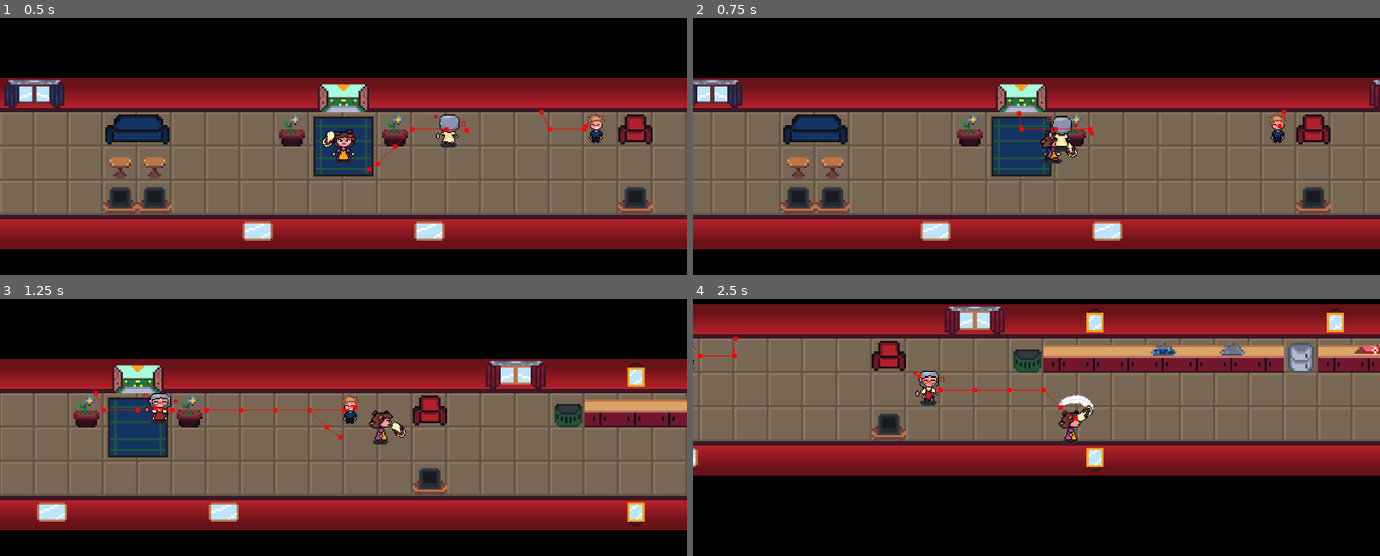
Above: before the commit, frames 1-4 (two rows, left to right).
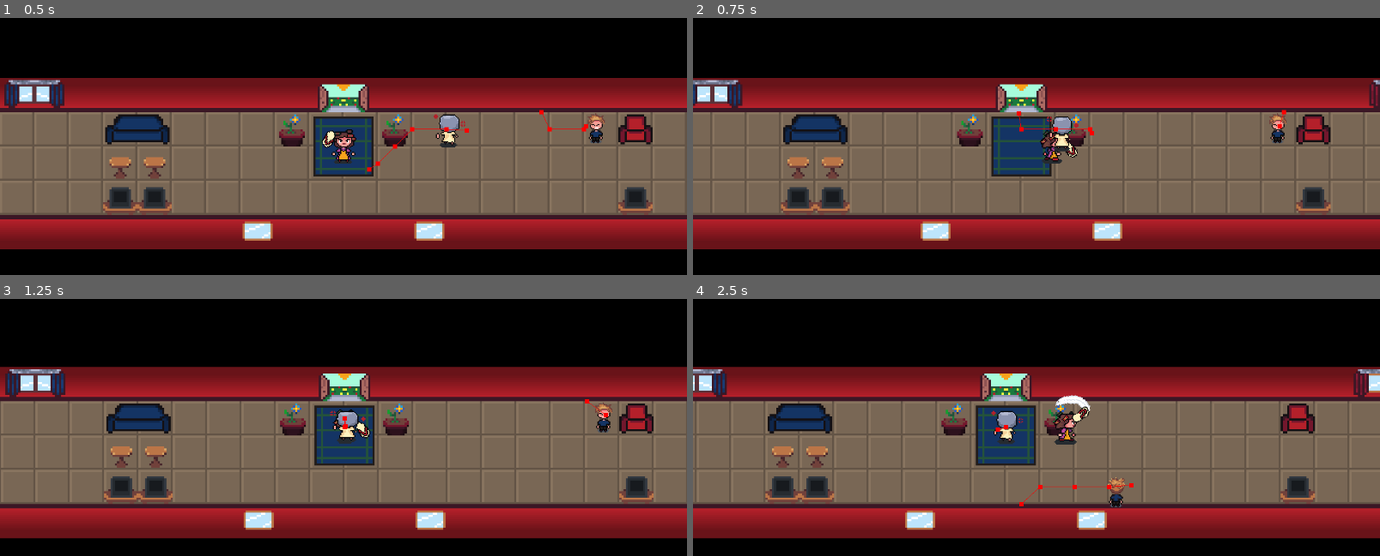
Above: after the commit, the same moments.

Repository: alfroids/Mama-Bazooka-
Game: Godot game, scene res://scenes/level/level.tscn
Same seed, same stepped clock (60 frames per second), same inputs: the game is played once before the commit and once after it. This scene is started directly instead of the project's main scene.
Inputs (mouse positions are in pixels of both pictures, inside the frame that each line leads up to):
- Up to frame 1 (0.5 s): no input
- Up to frame 2 (0.75 s): move the mouse to (1187, 125) at 0.52 s; press the mouse at (1187, 125) at 0.53 s; hold D (move_right) from 0.53 s (still down)
- Up to frame 3 (1.25 s): keep holding D (move_right)
- Up to frame 4 (2.5 s): move the mouse to (899, 448) at 1.27 s; release D (move_right) at 1.28 s; release the mouse at (899, 448) at 1.28 s; hold S (move_down) 1.28-2.03 s; click (899, 448) at 1.35 s; move the mouse to (1105, 342) at 2.02 s; hold D (move_right) from 2.03 s (still down); hold E (interact) from 2.03 s (still down); click (1105, 342) at 2.3 s

Frame 1 is identical in both runs. In frame 2, less than 0.1% of the frame differs, in the area x 51-57%, y 38-52%; in frame 3, 37%; in frame 4, 79%, in the area x 0-100%, y 2-94%.

Commit message:
Add grab mechanic to the mother

Diff:
--- a/scenes/level/level.gd
+++ b/scenes/level/level.gd
@@ -7,7 +7,7 @@
 @export var child_scene: PackedScene
 @export var mother_scene: PackedScene
 
-static var horde_size: int = 5
+static var horde_size: int = 0
 
 var house: House
 var player: Player
--- a/scenes/mother/mother.gd
+++ b/scenes/mother/mother.gd
@@ -25,8 +25,8 @@
 	if is_stunned:
 		return
 
-	if is_grabbing_player:
-		pass
+	if not is_grabbing_player and global_position.distance_squared_to(player.global_position) < 400:
+		grab_player()
 
 	var next_pos: Vector2 = nav_agent.get_next_path_position()
 	var dir: Vector2 = global_position.direction_to(next_pos)
@@ -46,6 +46,20 @@
 func hit() -> void:
 	is_stunned = true
 	stun_timer.start()
+	release_player()
+
+
+func grab_player() -> void:
+	is_grabbing_player = true
+	speed /= 2
+	player.grab(self)
+
+
+func release_player() -> void:
+	if is_grabbing_player:
+		is_grabbing_player = false
+		speed *= 2
+		player.release()
 
 
 func _on_stun_timer_timeout() -> void:
@@ -59,6 +73,8 @@
 
 
 func _on_nav_update_timer_timeout() -> void:
-	if player:
+	if is_grabbing_player:
+		nav_agent.target_position = door.global_position
+	elif player:
 		var noise: Vector2 = 32 * Vector2.RIGHT.rotated(TAU * randf())
 		nav_agent.target_position = player.global_position + noise
--- a/scenes/player/player.gd
+++ b/scenes/player/player.gd
@@ -5,10 +5,15 @@
 @export var speed: float = 400.0
 @export var acceleration: float = 1600.0
 
+@onready var grabbed_by: Mother
 @onready var weapon_holder: Node2D = $WeaponHolder as Node2D
 @onready var animated_sprite: AnimatedSprite2D = $PlayerSprite as AnimatedSprite2D
 
 func _physics_process(delta: float) -> void:
+	if grabbed_by:
+		global_position = grabbed_by.global_position
+		return
+
 	var input: Vector2 = Input.get_vector(&"move_left", &"move_right", &"move_up", &"move_down")
 
 	if input.dot(velocity.normalized()) < 0:
@@ -34,3 +39,14 @@
 	var mouse_pos: Vector2 = get_global_mouse_position()
 	#weapon_holder.rotation = global_position.angle_to_point(mouse_pos)
 	weapon_holder.look_at(mouse_pos)
+
+
+func grab(mother: Mother) -> void:
+	if grabbed_by:
+		grabbed_by.release_player()
+
+	grabbed_by = mother
+
+
+func release() -> void:
+	grabbed_by = null
